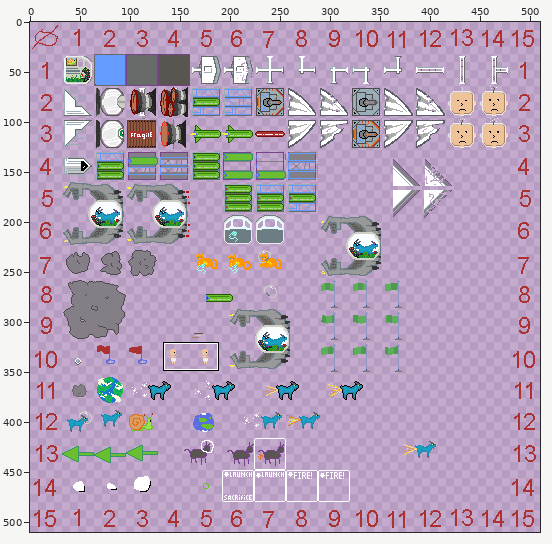
Sprite sheet: src-deploy/public/ludumDare43/images/ship-001.png. The picture above shows the old version from afar; the outline marks the close-up.
Close-up. Earlier state:
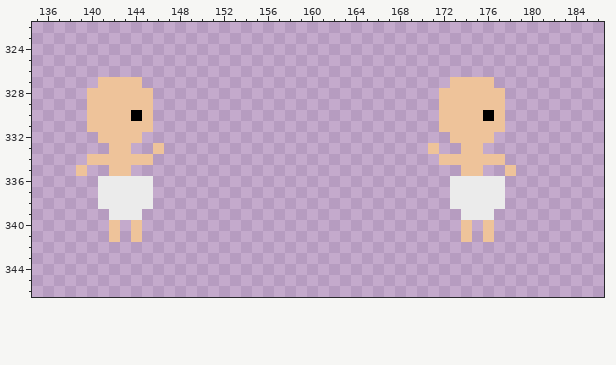
The file is 512x512 pixels. Pixels under 10% opacity are left out. Colours within 5 levels of each other are drawn and written as one. Shown: x 135..186, y 322..346. The wide view leaves out empty margins.
Once edited:
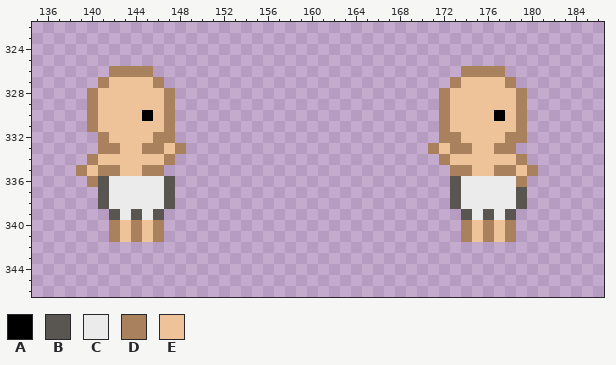
Palette (. is transparent): A #000000  B #595652  C #ebebeb  D #a9815c  E #eec39a
What changed:
@@ x 135..186 @@
 325 ....................................................
-326 ....................................................
-327 ......EEEE............................EEEE..........
-328 .....EEEEEE..........................EEEEEE.........
-329 .....EEEEEE..........................EEEEEE.........
-330 .....EEEEAE..........................EEEEAE.........
-331 .....EEEEEE..........................EEEEEE.........
-332 ......EEEE............................EEEE..........
-333 .......EE..E........................E..EE...........
-334 .....EEEEEE..........................EEEEEE.........
-335 ....E..EE..............................EE..E........
-336 ......CCCCC...........................CCCCC.........
-337 ......CCCCC...........................CCCCC.........
-338 ......CCCCC...........................CCCCC.........
-339 .......CCC.............................CCC..........
-340 .......E.E.............................E.E..........
-341 .......E.E.............................E.E..........
+326 .......DDDD............................DDDD.........
+327 ......DEEEED..........................DEEEED........
+328 .....DEEEEEED........................DEEEEEED.......
+329 .....DEEEEEED........................DEEEEEED.......
+330 .....DEEEEAED........................DEEEEAED.......
+331 .....DEEEEEED........................DEEEEEED.......
+332 ......DEEEEDD........................DDEEEEDD.......
+333 ......DDEEDDED......................DEDDEEDD........
+334 .....DEEEEEED........................DEEEEEED.......
+335 ....DEDDEEDD..........................DDEEDDED......
+336 .....DBCCCCCB.........................BCCCCCD.......
+337 ......BCCCCCB.........................BCCCCCB.......
+338 ......BCCCCCB.........................BCCCCCB.......
+339 .......BCBCB...........................BCBCB........
+340 .......DEDED...........................DEDED........
+341 .......DEDED...........................DEDED........
 342 ....................................................
Pixel boxes of the changes (left, top, right, bottom) in both close-ups:
changed: (76, 66, 186, 242)
changed: (428, 66, 538, 242)
